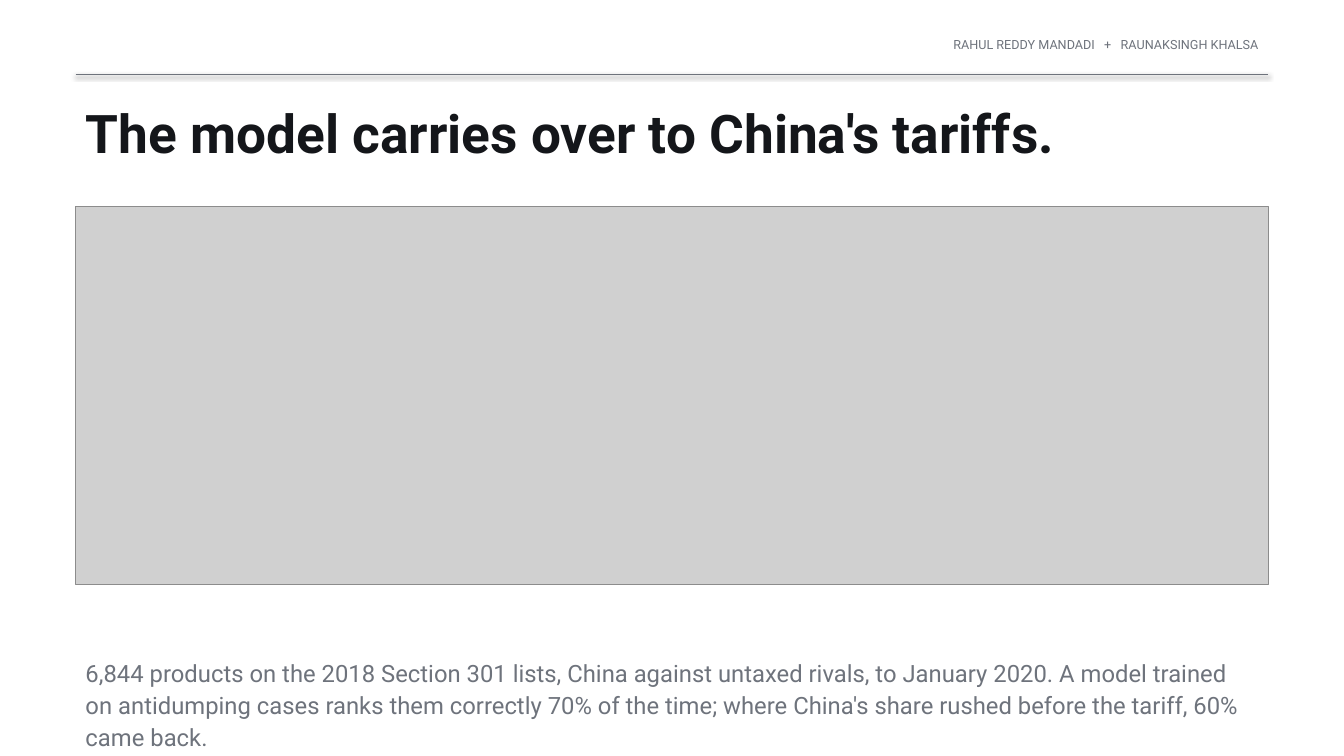
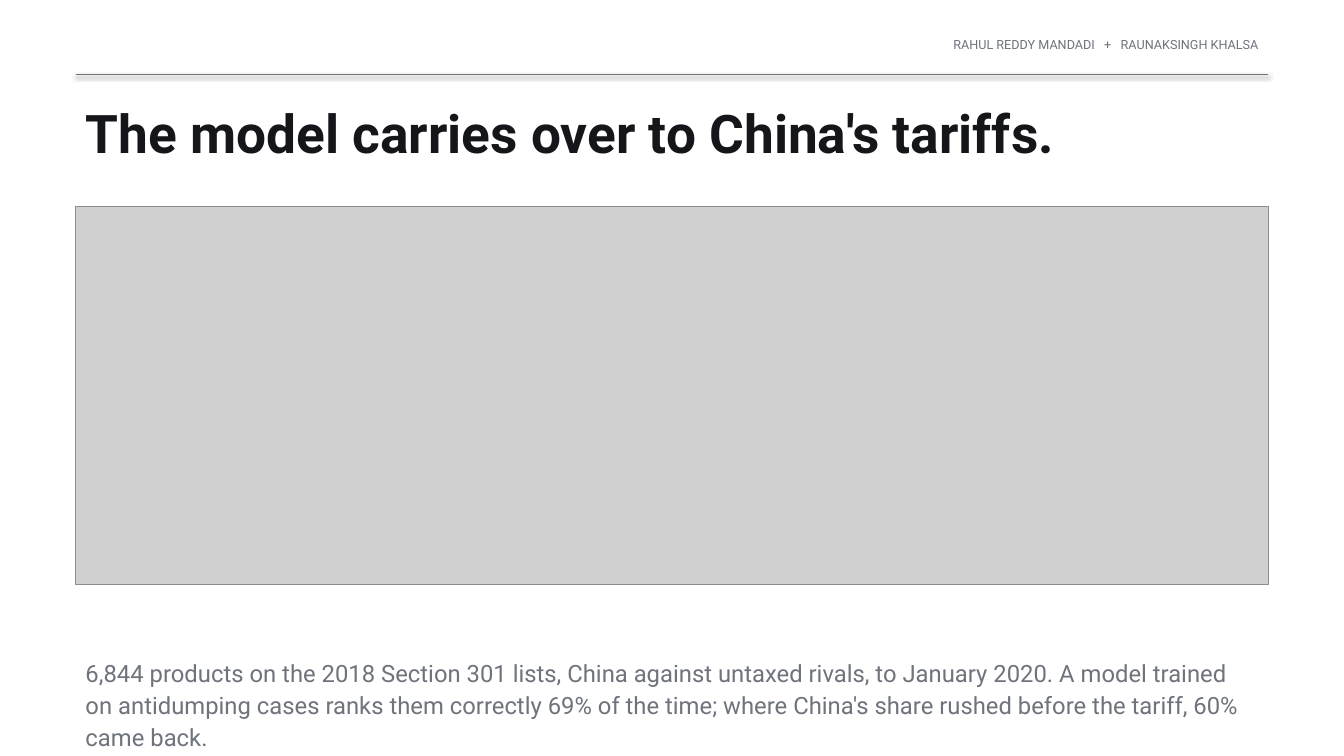
Before and after one commit to rahul-mandadi/tariff-rush, a slide deck: slide 12 of slides/Mandadi_Khalsa_Final_Presentation.pptx. Drawn at 1344x756 pixels with LibreOffice and Linux fonts; fonts in the diff are those of the drawing; grey boxes stand for pictures. Boxes give left, top, right and bottom in pixels: in the first picture for what was removed or moved away, otherwise in the second. Text is boxed around its words. In the diff, an @@ line names an element or a change of style, - is before the commit and + after.

Commit message:
Exact-date cutoff and day-one product lists for prediction panels; reword the at-the-fall comparison
Rivals are left out of prediction panels only if their own first preliminary was published on or before the episode's first preliminary (exact dates), and only products named by then are used; the builder asserts both. The strict Section 301 sample uses the same rule (no change). Impact: day one +0.008 (inside zero), at the fall +0.017, at the ITC vote +0.045 (AUC 0.81, +0.018 beyond the latest share), transfer A +0.022. The at-the-fall comparison with day-one features is stated as conditional on observed falls.

```diff
--- a/slides/Mandadi_Khalsa_Final_Presentation.pptx
+++ b/slides/Mandadi_Khalsa_Final_Presentation.pptx
@@ text at bbox=[85, 664, 1237, 719]: text changed @@
-6,844 products on the 2018 Section 301 lists, China against untaxed rivals, to January 2020. A model trained on antidumping cases ranks them correctly 70% of the time; where China's share rushed before the tariff, 60% came back.
+6,844 products on the 2018 Section 301 lists, China against untaxed rivals, to January 2020. A model trained on antidumping cases ranks them correctly 69% of the time; where China's share rushed before the tariff, 60% came back.
```
Also in this commit, not shown: 1 other slide changed, 28 other files.
